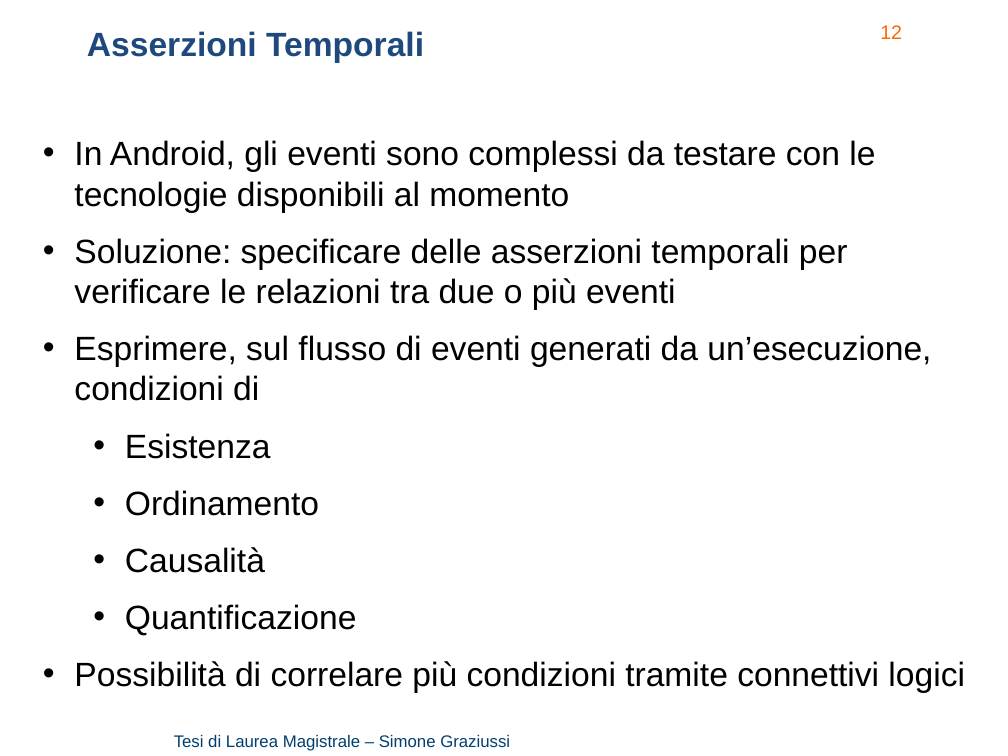
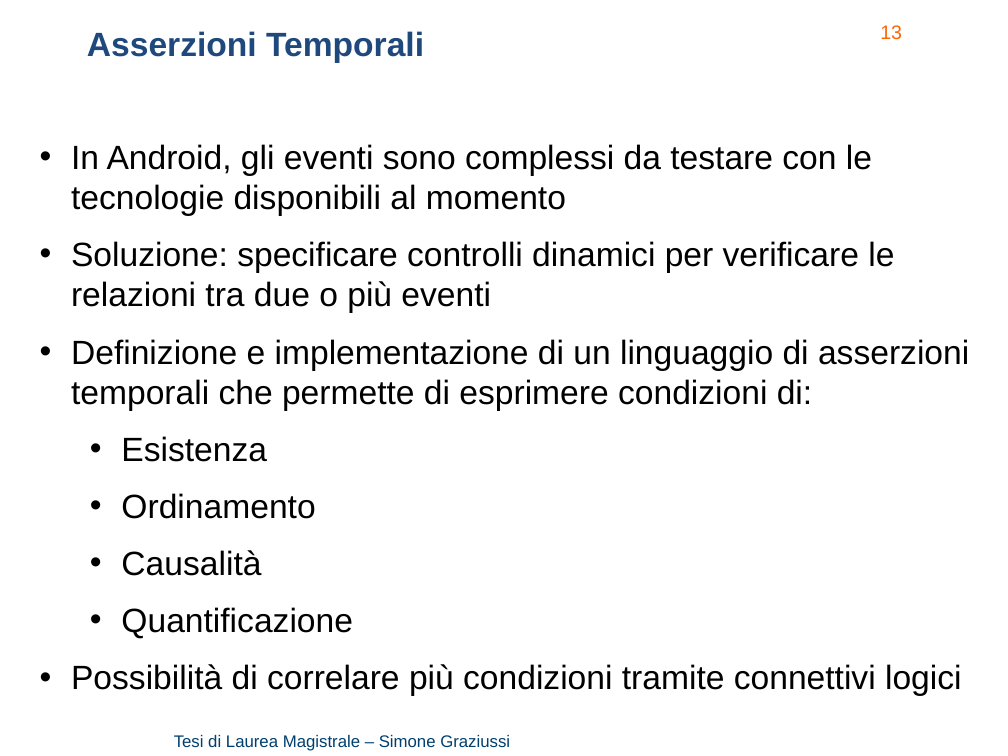
Before and after one commit to Simone3/Thesis, a slide deck: slide 13 of Presentation/Presentation.pptx (slide 12 before the commit). Drawn at 1008x756 pixels with LibreOffice and Linux fonts; fonts in the diff are those of the drawing; background and template pictures are left out. Boxes give left, top, right and bottom in pixels: in the first picture for what was removed or moved away, otherwise in the second. Text is boxed around its words. In the diff, an @@ line names an element or a change of style, - is before the commit and + after.

```diff
--- a/Presentation/Presentation.pptx
+++ b/Presentation/Presentation.pptx
@@ page number at [880, 25, 902, 40]: text changed @@
-12
+13
@@ text at [71, 241, 969, 411]: text changed @@
-• Soluzione: specificare delle asserzioni temporali per verificare le relazioni tra due o più eventi
-• Esprimere, sul flusso di eventi generati da un’esecuzione, condizioni di
+• Soluzione: specificare controlli dinamici per verificare le relazioni tra due o più eventi
+• Definizione e implementazione di un linguaggio di asserzioni temporali che permette di esprimere condizioni di:
```
Also in this commit, not shown: 8 other slides changed, 1 slide added, 1 other file.
